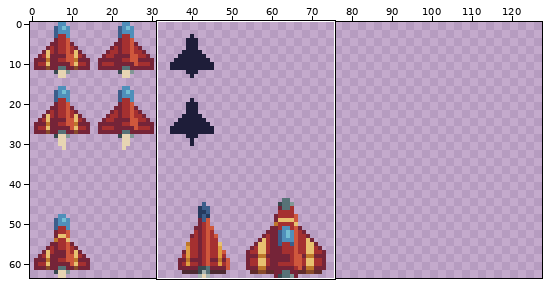
Two states of a pixel-art file, assets/tileset.ase. The picture above shows the old version from afar; the outline marks the close-up.
Close-up. Earlier state:
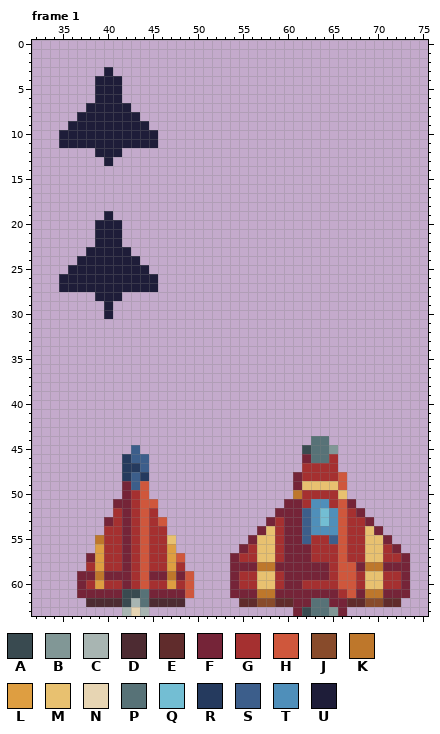
126x64 pixels, 1 frame. Shown: frame 1: x 32..75, y 0..63. The old version is drawn lined up with the new one, on the new canvas. The commit also changed other frames or places, which this record leaves out.
Visible layers, top first: "WIP", "Spritesheet".
Palette (. is transparent): A #394a50  B #819796  C #a8b5b2  D #4d2b32  E #602c2c  F #752438  G #a53030  H #cf573c  J #884b2b  K #be772b  L #de9e41  M #e8c170  N #e7d5b3  P #577277  Q #73bed3  R #253a5e  S #3c5e8b  T #4f8fba  U #1e1d39
Pixels before, frame 1 (only the part around the change), first column x 32:
 0 ............................................
 1 ............................................
 2 ............................................
 3 ........U...................................
 4 .......UUU..................................
 5 .......UUU..................................
 6 .......UUU..................................
 7 ......UUUUU.................................
 8 .....UUUUUUU................................
 9 ....UUUUUUUUU...............................
10 ...UUUUUUUUUUU..............................
11 ...UUUUUUUUUUU..............................
12 .......UUU..................................
13 ........U...................................
14 ............................................
15 ............................................
16 ............................................
17 ............................................
18 ............................................
19 ........U...................................
20 .......UUU..................................
21 .......UUU..................................
22 .......UUU..................................
23 ......UUUUU.................................
24 .....UUUUUUU................................
25 ....UUUUUUUUU...............................
26 ...UUUUUUUUUUU..............................
27 ...UUUUUUUUUUU..............................
28 .......UUU..................................
29 ........U...................................
30 ........U...................................
31 ............................................
32 ............................................
33 ............................................
34 ............................................
35 ............................................
36 ............................................
37 ............................................
38 ............................................
39 ............................................
40 ............................................
41 ............................................
42 ............................................
43 ............................................
44 ...............................PP...........
45 ...........S..................APPB..........
46 ..........RSS.................FPPG..........
47 ..........RRS.................GGGG..........
48 ..........RSR................FGGGGH.........
49 ..........FSH................FMMMMH.........
50 ..........FGH................KGGGGM.........
51 .........FFGHH..............FFGTTGHF........
52 .........GFGHG.............FFFSTQTHGF.......
53 ........FGFGHGH...........FGFFSTQTHGGF......
54 ........GGFGHGG..........FMGFFSTTTHGGMF.....
55 .......KGGFGHGGM........FMMGFFSGGSHGGMMF....
56 .......LGGFGHGGL.......FGMMGFFFGGGHGGMMGF...
57 ......FLGGFGHGGLH.....FGGMMGFFFGGGHGGMMGGF..
58 ......GLGGFGHGGLG.....FFFKKFFFFFFGHHFKKFFF..
59 .....FFKFFFGHFFKFH....FGGMMGFFFFFGHHGMMGGF..
60 .....FGLGGFGHGGLGH....FGGMMGFFGGGGHHGMMGGF..
61 .....FFFFFAAPFFFFH....FFFKKFFFFFFFGHFKKFFF..
62 ......DDDDACPDDDD......EEJJEEFFPPFFEEJJEE...
63 ..........CNC................FAPPBF.........
After the commit:
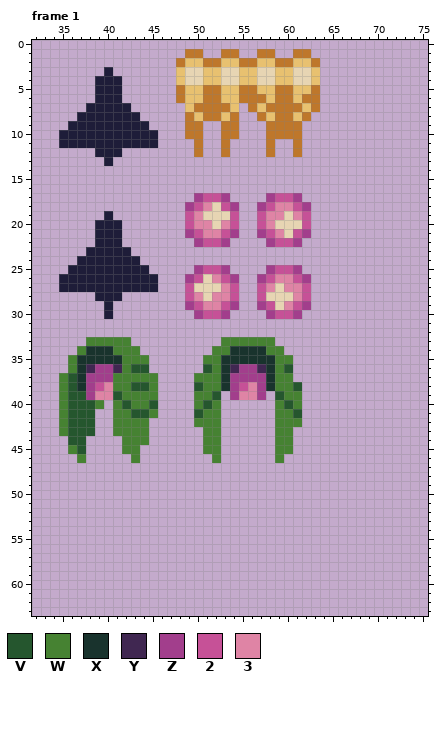
Colours new in this view: V #25562e  W #468232  X #19332d  Y #402751  Z #a23e8c  2 #c65197  3 #df84a5
Changes in this commit:
canvas 126x64 -> 128x64
Frame 1:
y 1: x 49..50 .. -> KK; x 53..54 .. -> KK; x 57..58 .. -> KK; x 61..62 .. -> KK
y 2: x 48..63 ................ -> KMMKKMMKKMMKKMMK
y 3..4: x 48..63 ................ -> MNNMMNNMMNNMMNNM
y 5: x 48..63 ................ -> KMMKKMMKKMMKKMMK
y 6: x 48..63 ................ -> KMMKKMMKKKMKKMKK
y 7: x 49..54 ...... -> MKKKKM; x 56..63 ........ -> KMKKKKMK
y 8: x 49..54 ...... -> KMKKMK; x 57..62 ...... -> KMKKMK
y 9..10: x 49..50 .. -> KK; x 53..54 .. -> KK; x 58..61 .... -> KKKK
y 11..12: x 50 . -> K; x 53 . -> K; x 58 . -> K; x 61 . -> K
y 17: x 50..53 .... -> Z22Z; x 58..61 .... -> Z22Z
y 18: x 49..54 ...... -> Z23N2Z; x 57..62 ...... -> Z2332Z
y 19: x 49..54 ...... -> 23NNN2; x 57..62 ...... -> 233N32
y 20: x 49..54 ...... -> 233N32; x 57..62 ...... -> 23NNN2
y 21: x 49..54 ...... -> Z2332Z; x 57..62 ...... -> Z23N2Z
y 22: x 50..53 .... -> Z22Z; x 58..61 .... -> Z22Z
y 25: x 50..53 .... -> Z22Z; x 58..61 .... -> Z22Z
y 26: x 49..54 ...... -> Z2N32Z; x 57..62 ...... -> Z2332Z
y 27: x 49..54 ...... -> 2NNN32; x 57..62 ...... -> 23N332
y 28: x 49..54 ...... -> 23N332; x 57..62 ...... -> 2NNN32
y 29: x 49..54 ...... -> Z2332Z; x 57..62 ...... -> Z2N32Z
y 30: x 50..53 .... -> Z22Z; x 58..61 .... -> Z22Z
y 33: x 38..42 ..... -> WWWWW; x 53..58 ...... -> WWWWWW
y 34: x 37..43 ....... -> WXXXWWW; x 52..59 ........ -> WWXXXXWW
y 35: x 36..44 ......... -> WXXXXXWWW; x 51..60 .......... -> WWXXXXXXWW
y 36: x 36..44 ......... -> WXYZZYWVV; x 51..60 .......... -> VWXYZZYXWV
y 37: x 35..45 ........... -> WVXZZZWWWWW; x 50..60 ........... -> WWWXZZZZXWW
y 38: x 35..45 ........... -> WVXZ23WWVVW; x 50..61 ............ -> VWWXZ23ZXWWV
y 39: x 35..45 ........... -> WVVZ33VWWWW; x 50..52 ... -> WWV; x 54..57 .... -> Z33Z; x 59..61 ... -> VWW
y 40: x 35..39 ..... -> WVVVW; x 41..45 ..... -> WVWWV; x 50..52 ... -> WVW; x 59..61 ... -> WVW
y 41: x 35..38 .... -> WVVV; x 41..45 ..... -> WWVVW; x 50..52 ... -> VWW; x 59..61 ... -> WWV
y 42: x 35..38 .... -> WVVV; x 41..44 .... -> WWWW; x 50..52 ... -> WWW; x 59..61 ... -> WWW
y 43: x 35..38 .... -> WVVV; x 41..44 .... -> WWWW; x 51..52 .. -> WW; x 59..60 .. -> WW
y 44: x 36..37 .. -> VV; x 42..44 ... -> WWW; x 51..52 .. -> WW; x 59..60 .. -> WW; x 63..64 PP -> ..
y 45: x 36..37 .. -> WV; x 42..43 .S -> WW; x 51..52 .. -> WW; x 59..60 .. -> WW; x 62..65 APPB -> ....
y 46: x 37 . -> W; x 42..44 RSS -> .W.; x 52 . -> W; x 59 . -> W; x 62..65 FPPG -> ....
y 47: x 42..44 RRS -> ...; x 62..65 GGGG -> ....
y 48: x 42..44 RSR -> ...; x 61..66 FGGGGH -> ......
y 49: x 42..44 FSH -> ...; x 61..66 FMMMMH -> ......
y 50: x 42..44 FGH -> ...; x 61..66 KGGGGM -> ......
y 51: x 41..45 FFGHH -> .....; x 60..67 FFGTTGHF -> ........
y 52: x 41..45 GFGHG -> .....; x 59..68 FFFSTQTHGF -> ..........
y 53: x 40..46 FGFGHGH -> .......; x 58..69 FGFFSTQTHGGF -> ............
y 54: x 40..46 GGFGHGG -> .......; x 57..70 FMGFFSTTTHGGMF -> ..............
y 55: x 39..47 KGGFGHGGM -> .........; x 56..71 FMMGFFSGGSHGGMMF -> ................
y 56: x 39..47 LGGFGHGGL -> .........; x 55..72 FGMMGFFFGGGHGGMMGF -> ..................
y 57: x 38..48 FLGGFGHGGLH -> ...........; x 54..73 FGGMMGFFFGGGHGGMMGGF -> ....................
y 58: x 38..48 GLGGFGHGGLG -> ...........; x 54..73 FFFKKFFFFFFGHHFKKFFF -> ....................
y 59: x 37..49 FFKFFFGHFFKFH -> .............; x 54..73 FGGMMGFFFFFGHHGMMGGF -> ....................
y 60: x 37..49 FGLGGFGHGGLGH -> .............; x 54..73 FGGMMGFFGGGGHHGMMGGF -> ....................
y 61: x 37..49 FFFFFAAPFFFFH -> .............; x 54..73 FFFKKFFFFFFFGHFKKFFF -> ....................
y 62: x 38..48 DDDDACPDDDD -> ...........; x 55..72 EEJJEEFFPPFFEEJJEE -> ..................
y 63: x 42..44 CNC -> ...; x 61..66 FAPPBF -> ......
